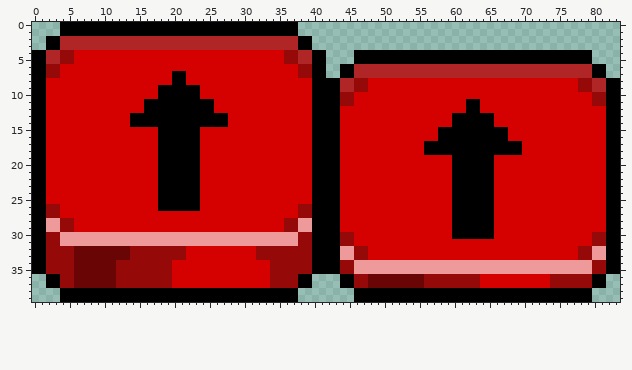
Sprite sheet -- cliente/assets/botoes/cima.png. That is the earlier state.
The file is 168x80 pixels, drawn in blocks of 2x2; one block is one cell here.
Once edited:
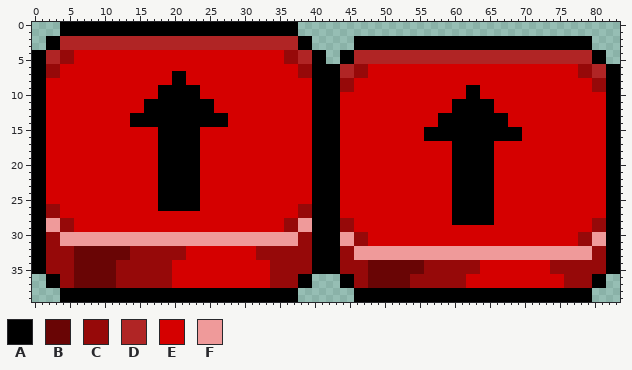
Palette (. is transparent): A #000000  B #690505  C #960909  D #b02525  E #d50000  F #ef9a9a
What changed:
@@ x 40..83 @@
  1 ............................................
- 2 ............................................
- 3 ............................................
- 4 AA....AAAAAAAAAAAAAAAAAAAAAAAAAAAAAAAAAA....
- 5 AA....AAAAAAAAAAAAAAAAAAAAAAAAAAAAAAAAAA....
- 6 AA..AADDDDDDDDDDDDDDDDDDDDDDDDDDDDDDDDDDAA..
- 7 AA..AADDDDDDDDDDDDDDDDDDDDDDDDDDDDDDDDDDAA..
- 8 AAAADDCCEEEEEEEEEEEEEEEEEEEEEEEEEEEEEECCDDAA
- 9 AAAADDCCEEEEEEEEEEEEEEEEEEEEEEEEEEEEEECCDDAA
-10 AAAACCEEEEEEEEEEEEEEEEEEEEEEEEEEEEEEEEEECCAA
-11 AAAACCEEEEEEEEEEEEEEEEAAEEEEEEEEEEEEEEEECCAA
-12 AAAAEEEEEEEEEEEEEEEEEEAAEEEEEEEEEEEEEEEEEEAA
-13 AAAAEEEEEEEEEEEEEEEEAAAAAAEEEEEEEEEEEEEEEEAA
-14 AAAAEEEEEEEEEEEEEEEEAAAAAAEEEEEEEEEEEEEEEEAA
-15 AAAAEEEEEEEEEEEEEEAAAAAAAAAAEEEEEEEEEEEEEEAA
-16 AAAAEEEEEEEEEEEEEEAAAAAAAAAAEEEEEEEEEEEEEEAA
-17 AAAAEEEEEEEEEEEEAAAAAAAAAAAAAAEEEEEEEEEEEEAA
-18 AAAAEEEEEEEEEEEEAAAAAAAAAAAAAAEEEEEEEEEEEEAA
+ 2 ......AAAAAAAAAAAAAAAAAAAAAAAAAAAAAAAAAA....
+ 3 ......AAAAAAAAAAAAAAAAAAAAAAAAAAAAAAAAAA....
+ 4 AA..AADDDDDDDDDDDDDDDDDDDDDDDDDDDDDDDDDDAA..
+ 5 AA..AADDDDDDDDDDDDDDDDDDDDDDDDDDDDDDDDDDAA..
+ 6 AAAADDCCEEEEEEEEEEEEEEEEEEEEEEEEEEEEEECCDDAA
+ 7 AAAADDCCEEEEEEEEEEEEEEEEEEEEEEEEEEEEEECCDDAA
+ 8 AAAACCEEEEEEEEEEEEEEEEEEEEEEEEEEEEEEEEEECCAA
+ 9 AAAACCEEEEEEEEEEEEEEEEAAEEEEEEEEEEEEEEEECCAA
+10 AAAAEEEEEEEEEEEEEEEEEEAAEEEEEEEEEEEEEEEEEEAA
+11 AAAAEEEEEEEEEEEEEEEEAAAAAAEEEEEEEEEEEEEEEEAA
+12 AAAAEEEEEEEEEEEEEEEEAAAAAAEEEEEEEEEEEEEEEEAA
+13 AAAAEEEEEEEEEEEEEEAAAAAAAAAAEEEEEEEEEEEEEEAA
+14 AAAAEEEEEEEEEEEEEEAAAAAAAAAAEEEEEEEEEEEEEEAA
+15 AAAAEEEEEEEEEEEEAAAAAAAAAAAAAAEEEEEEEEEEEEAA
+16 AAAAEEEEEEEEEEEEAAAAAAAAAAAAAAEEEEEEEEEEEEAA
+17 AAAAEEEEEEEEEEEEEEEEAAAAAAEEEEEEEEEEEEEEEEAA
+18 AAAAEEEEEEEEEEEEEEEEAAAAAAEEEEEEEEEEEEEEEEAA
 19 AAAAEEEEEEEEEEEEEEEEAAAAAAEEEEEEEEEEEEEEEEAA
@@ x 42..83 @@
 27 AAEEEEEEEEEEEEEEEEAAAAAAEEEEEEEEEEEEEEEEAA
-28 AAEEEEEEEEEEEEEEEEAAAAAAEEEEEEEEEEEEEEEEAA
-29 AAEEEEEEEEEEEEEEEEAAAAAAEEEEEEEEEEEEEEEEAA
-30 AACCEEEEEEEEEEEEEEAAAAAAEEEEEEEEEEEEEECCAA
-31 AACCEEEEEEEEEEEEEEEEEEEEEEEEEEEEEEEEEECCAA
-32 AAFFCCEEEEEEEEEEEEEEEEEEEEEEEEEEEEEECCFFAA
-33 AAFFCCEEEEEEEEEEEEEEEEEEEEEEEEEEEEEECCFFAA
-34 AACCFFFFFFFFFFFFFFFFFFFFFFFFFFFFFFFFFFCCAA
-35 AACCFFFFFFFFFFFFFFFFFFFFFFFFFFFFFFFFFFCCAA
-36 ..AACCBBBBBBBBCCCCCCCCEEEEEEEEEECCCCCCAA..
-37 ..AACCBBBBBBBBCCCCCCCCEEEEEEEEEECCCCCCAA..
+28 AACCEEEEEEEEEEEEEEAAAAAAEEEEEEEEEEEEEECCAA
+29 AACCEEEEEEEEEEEEEEEEEEEEEEEEEEEEEEEEEECCAA
+30 AAFFCCEEEEEEEEEEEEEEEEEEEEEEEEEEEEEECCFFAA
+31 AAFFCCEEEEEEEEEEEEEEEEEEEEEEEEEEEEEECCFFAA
+32 AACCFFFFFFFFFFFFFFFFFFFFFFFFFFFFFFFFFFCCAA
+33 AACCFFFFFFFFFFFFFFFFFFFFFFFFFFFFFFFFFFCCAA
+34 AACCCCBBBBBBBBCCCCCCCCEEEEEEEEEECCCCCCCCAA
+35 AACCCCBBBBBBBBCCCCCCCCEEEEEEEEEECCCCCCCCAA
+36 ..AACCBBBBBBCCCCCCCCEEEEEEEEEEEEEECCCCAA..
+37 ..AACCBBBBBBCCCCCCCCEEEEEEEEEEEEEECCCCAA..
 38 ....AAAAAAAAAAAAAAAAAAAAAAAAAAAAAAAAAA....
